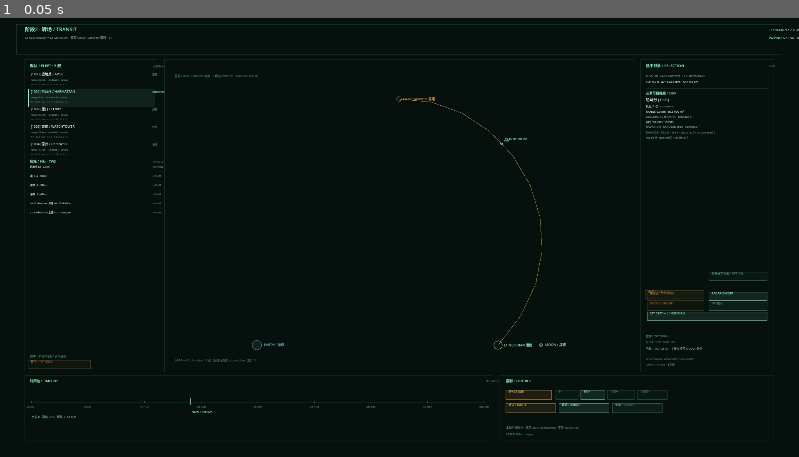
Above: before the commit, frame 1.
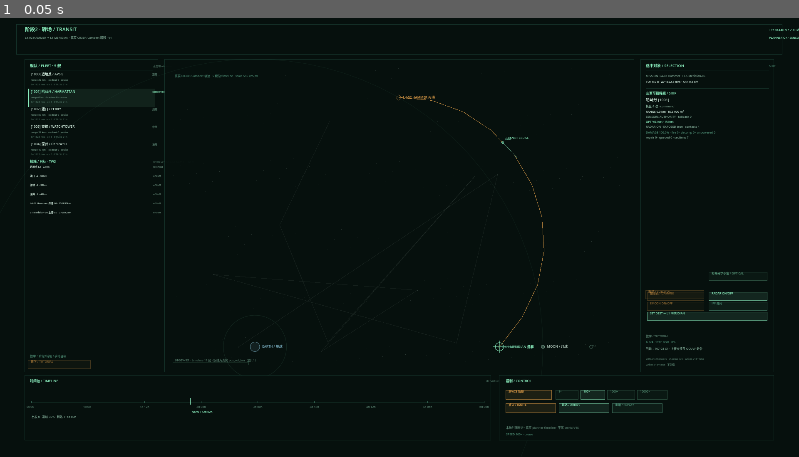
Above: after the commit, the same moment.

Repository: HATO-24/ghost-track-apsis
Game: Godot game, scene res://transit.tscn
Two runs of this game, one before a commit and one after it. Both use one fixed random seed, a clock stepped at 60 frames per second and the inputs below.
Inputs:
- Up to frame 1 (0.05 s): no input

The runs differ from the first frame. In frame 1, 0.3% of the frame differs, in the area x 22-100%, y 4-80%.

Commit message:
阶段2：转场星图密度/裁决报告/20步教学/占位清理

Diff:
--- a/game_v17/scripts/transit.gd
+++ b/game_v17/scripts/transit.gd
@@ -31,6 +31,11 @@
 var destination := "L1 Meridian"
 var damage_open := false
 var modal_page := ""
+var decision_state := ""
+var report_state := ""
+var report_text := ""
+var report_submitted := false
+var roe_release_authorized := false
 var ui_mode := "ship"
 var optical_open := false
 var tutorial_open := false
@@ -69,6 +74,15 @@
 		ui_mode = "target"
 	elif view == "radar":
 		ui_mode = "ship"
+	elif view == "decision":
+		ui_mode = "ship"
+		modal_page = "hold"
+	elif view == "report":
+		ui_mode = "ship"
+		report_submitted = true
+		report_state = "SUBMITTED"
+		report_text = "内部事后报告已提交归档：转场完成 · 训练步骤记录。"
+		modal_page = "report"
 	hud = TransitHUD.new()
 	hud.sim = self
 	hud.position = Vector2.ZERO
@@ -340,17 +354,93 @@
 	queue_redraw()
 
 
+func ui_teach_current() -> void:
+	if teach == null:
+		return
+	var vm: Dictionary = teach.vm()
+	var cur: Dictionary = vm.get("current", {}) if vm.get("current", {}) is Dictionary else {}
+	var sid := String(cur.get("step_id", ""))
+	if sid == "":
+		last_note = "TEACHING COMPLETE"
+		queue_redraw()
+		return
+	var raw: Dictionary = teach.step_by_id.get(sid, {}) if teach.step_by_id.get(sid, {}) is Dictionary else {}
+	var trig: Dictionary = raw.get("trigger_condition", {}) if raw.get("trigger_condition", {}) is Dictionary else {}
+	var kind := String(trig.get("kind", ""))
+	var r: Dictionary = {}
+	match kind:
+		"ui_event":
+			r = teach.note("ui_event", String(trig.get("event", "")), {"selection": String(trig.get("selection", "")), "phase": "prelude"})
+		"selection":
+			r = teach.note("selection", String(trig.get("ui", "")), {"value": String(trig.get("value", ""))})
+		"player_action":
+			r = teach.note("player_action", String(trig.get("action", "")))
+		"state":
+			r = teach.note("state", String(trig.get("path", "")), {"equals": true})
+		"action_result":
+			r = teach.note("action_result", String(trig.get("action", "")), {"track_level": int(trig.get("track_level_min", 2)), "track": String(trig.get("track", ""))})
+		"sensor_toggle":
+			r = teach.note("sensor_toggle", "%s/%s" % [String(trig.get("ship", "")), String(trig.get("model", ""))], {"value": String(trig.get("value", "on"))})
+		"command_event":
+			r = teach.note("command_event", "", {"sequence": (trig.get("sequence", []) as Array).duplicate(), "link": String(trig.get("link", ""))})
+		"decision_choice":
+			r = teach.note("decision_choice", String(trig.get("choice", "")), {"evidence_count": 2, "weapons_release_confirmed": true})
+		"manual_ack":
+			r = teach.note("manual_ack", String(trig.get("ui", "")))
+		"report_submit":
+			r = teach.note("report_submit", String(trig.get("report", "")))
+		_:
+			r = {"ok": false, "reason": "unsupported_trigger:" + kind}
+	last_note = "TEACH STEP %s · %s" % [sid, "✓ " + String(r.get("matched_step_id", "")) if bool(r.get("ok", false)) else String(r.get("reason", ""))]
+	queue_redraw()
+
+
 func ui_open_modal(page: String) -> void:
+	# 打开页面本身不自动选择/提交；真实选择/提交由 HUD 按钮调用下方法。
 	modal_page = page
 	last_note = "MODAL " + page
-	if teach != null:
-		match page:
-			"roe":
-				teach.note("open_roe_card")
-			"hold":
-				teach.note("decision", "HOLD")
-			"report":
-				teach.note("report_submit", "INTERNAL_AFTER_ACTION")
+	if teach != null and page == "roe":
+		teach.note("open_roe_card")
+	queue_redraw()
+
+
+func ui_choose_decision(choice: String) -> void:
+	if not (choice in ["HOLD", "EVACUATE", "EXPOSE"]):
+		last_note = "DECISION invalid " + choice
+		queue_redraw()
+		return
+	decision_state = choice
+	modal_page = "hold"
+	last_note = "DECISION → " + choice
+	if choice == "EXPOSE":
+		roe_release_authorized = false
+	if teach != null:
+		var tr: Dictionary = teach.note("decision", choice, {"evidence_count": 2 if choice == "EXPOSE" else 0})
+		last_note += " · teach✓" if bool(tr.get("ok", false)) else " · teach=" + String(tr.get("reason", ""))
+	queue_redraw()
+
+
+func ui_reset_decision() -> void:
+	decision_state = ""
+	report_state = ""
+	report_text = ""
+	report_submitted = false
+	last_note = "DECISION/REPORT reset"
+	if teach != null:
+		teach.reset()
+	queue_redraw()
+
+
+func ui_submit_report() -> void:
+	if report_submitted:
+		return
+	report_submitted = true
+	report_state = "SUBMITTED"
+	report_text = "内部事后报告已提交归档：%s · 转场 L4-02→L1 Meridian" % (decision_state if decision_state != "" else "未选择裁决")
+	last_note = "REPORT SUBMITTED"
+	if teach != null:
+		var tr: Dictionary = teach.note("report_submit", "INTERNAL_AFTER_ACTION")
+		last_note += " · teach✓" if bool(tr.get("ok", false)) else " · teach=" + String(tr.get("reason", ""))
 	queue_redraw()
 
 
--- a/game_v17/scripts/transit_hud.gd
+++ b/game_v17/scripts/transit_hud.gd
@@ -1,7 +1,7 @@
 extends Control
 
 # 阶段2-SCENE-1：转场 V1 HUD（只读 planner 数据 + 本地时间控制）。
-# 1920×1080；不接旧 Chronos HUD；传感器桥未接时固定显示 SENSOR BRIDGE NOT WIRED。
+# 1920×1080；不接旧 Chronos HUD；传感器/教学/损管均为真实数据层（未就绪才显式 NOT READY）。
 
 const P := preload("res://scripts/pal.gd")
 const F := preload("res://scripts/fonts.gd")
@@ -23,6 +23,7 @@
 const BTN_REPLAY := Rect2(1472, 952, 120, 22)
 const TUT_BTN := Rect2(1640, 56, 160, 20)
 const TUT_CLOSE := Rect2(1396, 820, 126, 24)
+const TUT_NEXT := Rect2(1210, 820, 174, 24)
 const OPT_RECT := Rect2(1180, 360, 320, 220)
 const OPT_START_VIS := Rect2(1192, 536, 70, 20)
 const OPT_START_IR := Rect2(1268, 536, 58, 20)
@@ -132,7 +133,8 @@
 	_txt_r(mono, 1848, 56, "T+%.0f s / %.2f d · %s" % [float(sim.t) if sim != null else 0.0,
 		float(sim.t) / 86400.0 if sim != null else 0.0, String(sim.phase) if sim != null else "not_ready"], 8,
 		P.PH if ok else P.AMBER)
-	_txt_r(cjk, 1848, 74, "PLANNER %s · NOT WIRED TO SENSORS" % ("OK" if ok else "NOT READY"), 7, P.PH if ok else P.AMBER)
+	var sensor_live := not _sensors_vm().is_empty() and bool(_sensors_vm().get("ready", false))
+	_txt_r(cjk, 1848, 74, "PLANNER %s · %s" % ["OK" if ok else "NOT READY", "SENSORS LIVE" if sensor_live else "SENSOR DATA NOT READY"], 7, P.PH if sensor_live else P.AMBER)
 	# Left fleet / contacts / TWS / teaching
 	_draw_fleet_panel(plan)
 	# Map
@@ -374,7 +376,7 @@
 	_txt(cjk, SIDE.position.x + 12, SIDE.end.y - 84, "教学 / TUTORIAL", 7, P.FAINT)
 	_txt(mono, SIDE.position.x + 12, SIDE.end.y - 70, _teach_progress_text() if sim != null else "NOT READY", 7, P.PH_DIM)
 	_txt(cjk, SIDE.position.x + 12, SIDE.end.y - 54, _teach_current_text() if sim != null else "NOT READY", 7, P.a(P.DIM, 0.95))
-	_txt(cjk, SIDE.position.x + 12, SIDE.end.y - 30, "sensor bridge: V2TransitSensors shadow", 6, P.FAINT)
+	_txt(cjk, SIDE.position.x + 12, SIDE.end.y - 30, "V2TransitSensors · shadow live · writes v15=false", 6, P.FAINT)
 	_txt(cjk, SIDE.position.x + 12, SIDE.end.y - 16, "writes v15=false · 不伪造", 6, P.FAINT)
 
 
@@ -497,6 +499,19 @@
 		gy += 12.0
 		_txt(cjk, r.position.x + 20, gy, "提示：%s" % _ellipsis(cjk, String(cur.get("hint", "")), 7, 1100.0), 7, P.a(P.PH_DIM, 0.9))
 	# 手动触发（仅教学手动记录；真实场景动作仍由点击/控制执行）
+	# 20 步完整列表（2 列，手动走；HOLD 分支由控制器跳过其余决策）
+	var all_steps: Array = vm.get("steps", []) if vm.get("steps", []) is Array else []
+	_txt(cjk, r.position.x + 20, r.position.y + 206, "完整步骤 / 20 STEPS · manual_only", 7, P.FAINT)
+	for si in range(mini(20, all_steps.size())):
+		var step: Dictionary = all_steps[si]
+		var col_i := si / 10
+		var row_i := si % 10
+		var sx := r.position.x + 20.0 + float(col_i) * 560.0
+		var sy2 := r.position.y + 220.0 + float(row_i) * 11.0
+		var sst := String(step.get("status", "pending"))
+		var scol := P.PH if sst == "completed" else (P.AMBER if sst == "skipped" else P.DIM)
+		var glyph := "✓" if sst == "completed" else ("↷" if sst == "skipped" else "·")
+		_txt(mono, sx, sy2, "%s %s %s" % [glyph, String(step.get("id", "")), _ellipsis(cjk, String(step.get("title", "")), 6, 360.0)], 6, scol)
 	var hints: Array = vm.get("hints", []) if vm.get("hints", []) is Array else []
 	var hy := r.position.y + 430.0
 	_txt(cjk, r.position.x + 20, hy, "提示 / HINTS", 7, P.FAINT)
@@ -513,6 +528,7 @@
 		var ar: Array = actions[i]
 		var br := Rect2(r.position.x + 20 + float(i) * 158.0, r.end.y - 64, 148, 20)
 		_btn(br, "+ " + String(ar[0]), true, P.PH)
+	_btn(TUT_NEXT, "手动下一步 / NEXT", true, P.PH)
 	_btn(TUT_CLOSE, "关闭 / CLOSE", true, P.RED)
 	_txt(cjk, r.position.x + 20, r.end.y - 20, "manual_only=true · auto_complete=false · 文本来自 teaching_l4_l1.json · 未自动完成", 6, P.a(P.FAINT, 0.9))
 
@@ -642,16 +658,45 @@
 	draw_rect(Rect2(0, 0, 1920, 1080), Color(0.01, 0.02, 0.016, 0.72))
 	draw_rect(r, P.a(P.PANEL, 0.995))
 	draw_rect(r, P.a(P.AMBER, 0.7), false, 1.0)
-	var title: String = String({"roe": "ROE / 交战规则", "hold": "DECISION / HOLD", "report": "REPORT / 内部报告"}.get(page, page.to_upper()))
-	_txt(cjk, r.position.x + 20, r.position.y + 24, String(title), 12, P.AMBER)
-	var vm := _teach_vm()
-	var cur: Dictionary = vm.get("current", {}) if vm.get("current", {}) is Dictionary else {}
-	_txt(cjk, r.position.x + 20, r.position.y + 52, "教学步骤：%s · %s" % [String(cur.get("step_id", "—")), String(cur.get("title", "—"))], 8, P.TXT)
-	_txt(cjk, r.position.x + 20, r.position.y + 72, "目标：%s" % _ellipsis(cjk, String(cur.get("objective", "")), 8, 820.0), 7, P.DIM)
-	_txt(cjk, r.position.x + 20, r.position.y + 92, "操作：%s" % _ellipsis(cjk, String(cur.get("player_action", "")), 8, 820.0), 7, P.TXT)
-	_txt(cjk, r.position.x + 20, r.position.y + 128, "此页为教学模态；关闭后不自动完成步骤。真实动作请按页面/游戏入口执行。", 7, P.FAINT)
+	var cur: Dictionary = _teach_vm().get("current", {}) if _teach_vm().get("current", {}) is Dictionary else {}
+	var title := ""
+	match page:
+		"roe":
+			title = "ROE / 交战规则"
+		"hold":
+			title = "DECISION / HOLD · EVACUATE · EXPOSE"
+		"report":
+			title = "REPORT / 内部事后报告"
+		_:
+			title = page.to_upper()
+	_txt(cjk, r.position.x + 20, r.position.y + 24, title, 12, P.AMBER)
+	_txt(mono, r.position.x + 20, r.position.y + 42, "07 教学 %s · %s" % [String(cur.get("step_id", "—")), String(cur.get("title", ""))], 7, P.a(P.PH_DIM, 0.9))
+	if page == "roe":
+		_txt(cjk, r.position.x + 20, r.position.y + 76, "默认交战规则 / DEFAULT ROE", 8, P.PH)
+		_txt(cjk, r.position.x + 20, r.position.y + 96, "WEAPONS HOLD · 不首先开火；武器释放需指挥官明确授权。", 8, P.TXT)
+		_txt(cjk, r.position.x + 20, r.position.y + 116, "当前授权：%s" % ("已授权" if bool(sim.roe_release_authorized) else "未授权（需决策/授权页）"), 7, P.AMBER)
+		_txt(cjk, r.position.x + 20, r.position.y + 140, "本页只读 · 不自动选择 DECISION", 7, P.FAINT)
+	elif page == "hold":
+		_txt(cjk, r.position.x + 20, r.position.y + 76, "当前裁决：%s" % (String(sim.decision_state) if String(sim.decision_state) != "" else "未选择"), 8, P.AMBER if String(sim.decision_state) == "" else P.PH)
+		_txt(cjk, r.position.x + 20, r.position.y + 96, "选择后写入 transit 状态；HOLD 分支会跳过其余决策，可重开。", 7, P.DIM)
+		_btn(Rect2(r.position.x + 20, r.position.y + 156, 170, 28), "HOLD / 坚守", true, P.PH)
+		_btn(Rect2(r.position.x + 206, r.position.y + 156, 190, 28), "EVACUATE / 撤人", true, P.AMBER)
+		_btn(Rect2(r.position.x + 412, r.position.y + 156, 190, 28), "EXPOSE / 曝光", true, P.AMBER)
+		_btn(Rect2(r.position.x + 20, r.position.y + 198, 150, 24), "RESET / 重开", true, P.PH_DIM)
+		if String(sim.decision_state) != "":
+			_txt(cjk, r.position.x + 20, r.position.y + 240, "结果 / RESULT：%s 已记录 · 可继续 REPORT" % String(sim.decision_state), 8, P.PH)
+	elif page == "report":
+		_txt(cjk, r.position.x + 20, r.position.y + 76, "内部事后报告 / INTERNAL AFTER-ACTION", 8, P.PH)
+		_txt(cjk, r.position.x + 20, r.position.y + 96, "状态：%s" % (String(sim.report_state) if String(sim.report_state) != "" else "未提交"), 8, P.AMBER if not bool(sim.report_submitted) else P.PH)
+		if String(sim.report_text) != "":
+			_txt(cjk, r.position.x + 20, r.position.y + 118, _ellipsis(cjk, String(sim.report_text), 7, 820.0), 7, P.TXT)
+		_btn(Rect2(r.position.x + 20, r.position.y + 170, 190, 26), "提交报告 / SUBMIT", not bool(sim.report_submitted), P.PH)
+		_btn(Rect2(r.position.x + 226, r.position.y + 170, 150, 26), "RESET / 重开", true, P.PH_DIM)
+		if bool(sim.report_submitted):
+			_txt(cjk, r.position.x + 20, r.position.y + 220, "已提交 · 状态/文本可见；不自动选择裁决。", 8, P.PH)
+	_txt(cjk, r.position.x + 20, r.position.y + 280, "操作步骤文本：%s" % _ellipsis(cjk, String(cur.get("player_action", "")), 7, 820.0), 7, P.DIM)
 	_btn(Rect2(r.end.x - 140, r.end.y - 40, 120, 24), "关闭 / CLOSE", true, P.RED)
-	_txt(cjk, r.position.x + 20, r.end.y - 20, "07 教学目标 · teaching_l4_l1.json · manual_only=true · auto_complete=false", 6, P.a(P.FAINT, 0.9))
+	_txt(cjk, r.position.x + 20, r.end.y - 20, "07 教学 · manual_only=true · auto_complete=false · 手动选择/提交才记录 note", 6, P.a(P.FAINT, 0.9))
 
 
 func _phase_label() -> String:
@@ -668,16 +713,6 @@
 			return "NOT READY"
 
 
-func _phase_glyph(p: String) -> String:
-	match p:
-		"departure":
-			return "●"
-		"cruise":
-			return "○"
-		_:
-			return "◉"
-
-
 func _hms(sec: float) -> String:
 	var s := maxf(0.0, sec)
 	var d := int(s / 86400.0)
@@ -690,6 +725,14 @@
 
 func _speed_is(v: float) -> bool:
 	return sim != null and absf(float(sim.speed) - v) < 0.1
+
+
+func _p_real(p: Vector3, pr: Dictionary) -> Vector2:
+	var cx := float(pr.get("cx", 0.0)); var cy := float(pr.get("cy", 0.0))
+	var minx := float(pr.get("minx", 0.0)); var maxx := float(pr.get("maxx", 1.0))
+	var miny := float(pr.get("miny", 0.0)); var maxy := float(pr.get("maxy", 1.0))
+	var sc := float(pr.get("sc", 1.0))
+	return Vector2(cx + (p.x - (minx + maxx) * 0.5) * sc, cy - (p.y - (miny + maxy) * 0.5) * sc)
 
 
 func _draw_map(plan: Dictionary, ok: bool, tl: Array) -> void:
@@ -711,25 +754,43 @@
 	var maxy := -1.0e30
 	for q in pts:
 		minx = minf(minx, q.x); maxx = maxf(maxx, q.x); miny = minf(miny, q.y); maxy = maxf(maxy, q.y)
-	var pad := 80.0
+	var pad := 76.0
 	var spanx := maxf(1.0, maxx - minx); var spany := maxf(1.0, maxy - miny)
 	var sc := minf((MAP.size.x - pad * 2.0) / spanx, (MAP.size.y - pad * 2.0) / spany)
 	var cx := MAP.position.x + MAP.size.x * 0.5
 	var cy := MAP.position.y + MAP.size.y * 0.52
 	var pr := {"cx": cx, "cy": cy, "minx": minx, "maxx": maxx, "miny": miny, "maxy": maxy, "sc": sc}
+	# 固定种子星点
+	for i in range(280):
+		var hh := (i * 1103515245 + 12345) & 0x7fffffff
+		var sx2 := MAP.position.x + 20.0 + float(hh % int(MAP.size.x - 40.0))
+		var sy2 := MAP.position.y + 20.0 + float((hh / 97) % int(MAP.size.y - 40.0))
+		draw_rect(Rect2(sx2, sy2, 1, 1), P.a(P.TXT, 0.09 + 0.06 * float(i % 3)))
 	var pe := _p_real(earth, pr)
 	var pm := _p_real(moon, pr)
 	var pl4 := _p_real(l4, pr)
 	var p1 := _p_real(Vector3.ZERO, pr)
 	var re := maxf(7.0, C.R_EARTH_KM * sc)
 	var rm := maxf(4.0, C.R_MOON_KM * sc)
+	# 固定星座线（增加星图密度，不盖数据）
+	var cons := [0, 3, 7, 12, 18, 26, 35, 48, 63, 79]
+	for ci in range(cons.size() - 1):
+		var ha := (int(cons[ci]) * 1103515245 + 12345) & 0x7fffffff
+		var hb := (int(cons[ci + 1]) * 1103515245 + 12345) & 0x7fffffff
+		var pa := Vector2(MAP.position.x + 20.0 + float(ha % int(MAP.size.x - 40.0)), MAP.position.y + 20.0 + float((ha / 97) % int(MAP.size.y - 40.0)))
+		var pb := Vector2(MAP.position.x + 20.0 + float(hb % int(MAP.size.x - 40.0)), MAP.position.y + 20.0 + float((hb / 97) % int(MAP.size.y - 40.0)))
+		draw_line(pa, pb, P.a(P.TXT, 0.08), 1.0)
+	# 地月轨道弧
+	draw_arc(pe, 42164.0 * sc, 0, TAU, 64, P.a(P.PH, 0.10), 1.0, true)
+	draw_arc(pe, 384400.0 * sc, 0, TAU, 96, P.a(P.PH_DIM, 0.10), 1.0, true)
+	# Earth / Moon
 	draw_circle(pe, re, P.a(P.BLUE, 0.10))
 	draw_arc(pe, re, 0, TAU, 48, P.a(P.BLUE, 0.65), 1.0, true)
 	_txt(cjk, pe.x + re + 6, pe.y + 3, "EARTH / 地球", 8, P.a(P.BLUE, 0.9))
 	draw_circle(pm, rm, P.a(P.DIM, 0.35))
 	draw_arc(pm, rm, 0, TAU, 32, P.a(P.DIM, 0.8), 1.0, true)
 	_txt(cjk, pm.x + rm + 6, pm.y + 3, "MOON / 月球", 8, P.a(P.TXT, 0.85))
-	# L4/L1 ports
+	# L4/L1 markers
 	var l4pts := PackedVector2Array([pl4 + Vector2(0, -7), pl4 + Vector2(7, 0), pl4 + Vector2(0, 7), pl4 + Vector2(-7, 0), pl4 + Vector2(0, -7)])
 	draw_polyline(l4pts, P.a(P.AMBER, 0.9), 1.0)
 	_txt(cjk, pl4.x + 10, pl4.y + 3, "L4-02 HAMMER 母港", 8, P.AMBER)
@@ -737,7 +798,20 @@
 	draw_line(p1 - Vector2(15, 0), p1 + Vector2(15, 0), P.a(P.PH, 0.7), 1.0)
 	draw_line(p1 - Vector2(0, 15), p1 + Vector2(0, 15), P.a(P.PH, 0.7), 1.0)
 	_txt(cjk, p1.x + 14, p1.y + 4, "L1 MERIDIAN 港群", 8, P.PH)
-	# route
+	# L2/L3/L5
+	for pair2 in [["L2", "L2"], ["L3", "L3"], ["L5", "L5"]]:
+		var e2: Dictionary = eq.get(String(pair2[0]), {}) if eq.get(String(pair2[0]), {}) is Dictionary else {}
+		if e2.is_empty():
+			continue
+		var q2 := _p_real((e2.get("pos_rot", Vector3.ZERO) as Vector3) - l1, pr)
+		draw_arc(q2, 4.0, 0, TAU, 16, P.a(P.FAINT, 0.8), 1.0, true)
+		_txt(mono, q2.x + 5, q2.y, String(pair2[1]), 6, P.a(P.FAINT, 0.8))
+	# L1 ports labels
+	for pair3 in [["L1-Meridian-05", Vector3(160, -90, 15)], ["Anchorage-02", Vector3(-220, 120, -25)], ["Drydock-01", Vector3(40, 260, 30)]]:
+		var pp := _p_real(pair3[1] as Vector3, pr)
+		draw_rect(Rect2(pp - Vector2(2, 2), Vector2(4, 4)), P.a(P.PH_DIM, 0.8))
+		_txt(mono, pp.x + 5, pp.y + 2, String(pair3[0]), 6, P.a(P.PH_DIM, 0.8))
+	# transfer route + fleet vectors
 	if tl.size() >= 2:
 		var prev := Vector2(-1, -1)
 		for raw in tl:
@@ -748,8 +822,7 @@
 			prev = q
 		var pc := _p_real(_interp_pos(_frac()) - l1, pr)
 		draw_circle(pc, 3.0, P.PH)
-		_txt(cjk, pc.x + 8, pc.y - 8, "TRANSIT %s" % (_phase_label()), 7, P.PH)
-		# 5 ships at current point (offsets)
+		_txt(cjk, pc.x + 8, pc.y - 8, "TRANSIT %s" % _phase_label(), 7, P.PH)
 		var fleet: Array = plan.get("fleet", []) if plan.get("fleet", []) is Array else []
 		for raw2 in fleet:
 			var ship: Dictionary = raw2
@@ -758,22 +831,23 @@
 			var c: Color = P.PH if String(ship.get("id", "")) == "apsis" else P.PH_DIM
 			draw_circle(sp, 2.5, c)
 			_txt(mono, sp.x + 5, sp.y - 5, String(ship.get("batch", "")), 6, P.a(c, 0.9))
+			var sp2 := _p_real(_interp_pos(minf(1.0, _frac() + 0.01)) - l1 + off, pr)
+			if (sp2 - sp).length() > 1.0:
+				draw_line(sp, sp + (sp2 - sp) * 6.0, P.a(P.PH_DIM, 0.45), 1.0)
 		_txt(cjk, MAP.position.x + 24, MAP.position.y + 42,
 			"真实 CR3BP/Lambert 轨迹 · 5 舰沿 timeline · scale %.0f km/px" % (1.0 / maxf(sc, 1.0e-9)), 7, P.a(P.PH_DIM, 0.9))
 		_txt(cjk, MAP.position.x + 24, MAP.end.y - 26,
 			"L4-02 → L1 · timeline %d 段 · 折线为真实 pos_rot_km（减 L1）" % tl.size(), 7, P.a(P.FAINT, 0.9))
 	else:
 		_txt(cjk, MAP.position.x + 24, MAP.position.y + 48, "TRANSFER NOT READY · planner timeline 为空", 10, P.AMBER)
-		_txt(cjk, MAP.position.x + 24, MAP.position.y + 64, "不画伪造轨迹；仅显示真实地月/L4/L1 几何。", 7, P.FAINT)
-
-
-
-func _p_real(p: Vector3, pr: Dictionary) -> Vector2:
-	var cx := float(pr.get("cx", 0.0)); var cy := float(pr.get("cy", 0.0))
-	var minx := float(pr.get("minx", 0.0)); var maxx := float(pr.get("maxx", 1.0))
-	var miny := float(pr.get("miny", 0.0)); var maxy := float(pr.get("maxy", 1.0))
-	var sc := float(pr.get("sc", 1.0))
-	return Vector2(cx + (p.x - (minx + maxx) * 0.5) * sc, cy - (p.y - (miny + maxy) * 0.5) * sc)
+	# scale bar
+	var sb := 100000.0 * sc
+	var sbx := MAP.position.x + 20.0
+	var sby := MAP.end.y - 22.0
+	draw_line(Vector2(sbx, sby), Vector2(sbx + sb, sby), P.a(P.PH, 0.55), 1.0)
+	draw_line(Vector2(sbx, sby - 4), Vector2(sbx, sby + 4), P.a(P.PH, 0.45), 1.0)
+	draw_line(Vector2(sbx + sb, sby - 4), Vector2(sbx + sb, sby + 4), P.a(P.PH, 0.45), 1.0)
+	_txt(mono, sbx + 4, sby - 6, "100,000 km", 6, P.a(P.FAINT, 0.85))
 
 
 func handle_click(p: Vector2) -> bool:
@@ -798,13 +872,32 @@
 				return true
 		return true
 	if String(sim.modal_page) != "":
+		var page := String(sim.modal_page)
 		if Rect2(1260, 740, 120, 24).has_point(p) or not Rect2(520, 260, 880, 520).has_point(p):
 			sim.modal_page = ""
+			return true
+		if page == "hold":
+			if Rect2(540, 416, 170, 28).has_point(p):
+				sim.ui_choose_decision("HOLD"); return true
+			if Rect2(726, 416, 190, 28).has_point(p):
+				sim.ui_choose_decision("EVACUATE"); return true
+			if Rect2(932, 416, 190, 28).has_point(p):
+				sim.ui_choose_decision("EXPOSE"); return true
+			if Rect2(540, 458, 150, 24).has_point(p):
+				sim.ui_reset_decision(); return true
+		elif page == "report":
+			if Rect2(540, 430, 190, 26).has_point(p):
+				sim.ui_submit_report(); return true
+			if Rect2(746, 430, 150, 26).has_point(p):
+				sim.ui_reset_decision(); return true
 		return true
 	# teaching popup
 	if bool(sim.tutorial_open):
 		if TUT_CLOSE.has_point(p):
 			sim.tutorial_open = false
+			return true
+		if TUT_NEXT.has_point(p):
+			sim.ui_teach_current()
 			return true
 		var vmt := _teach_vm()
 		for i in range(6):
Not shown, added: game_v17/framework/sim/transfer_planner.gd.uid
Not shown, added: game_v17/scripts/teaching_controller.gd.uid
Not shown, added: game_v17/scripts/transit.gd.uid
Not shown, added: game_v17/scripts/transit_damage.gd.uid
Not shown, added: game_v17/scripts/transit_hud.gd.uid
Not shown, added: game_v17/scripts/transit_sensors.gd.uid
Not shown, added: game_v17/tests/story_trigger_probe.gd.uid
Not shown, added: game_v17/tests/teaching_probe.gd.uid
Not shown, added: game_v17/tests/transfer_probe.gd.uid
Not shown, added: game_v17/tests/transit_damage_probe.gd.uid
Not shown, added: game_v17/tests/transit_sensors_probe.gd.uid
Not shown, changed: docs/09_UI设计.md
